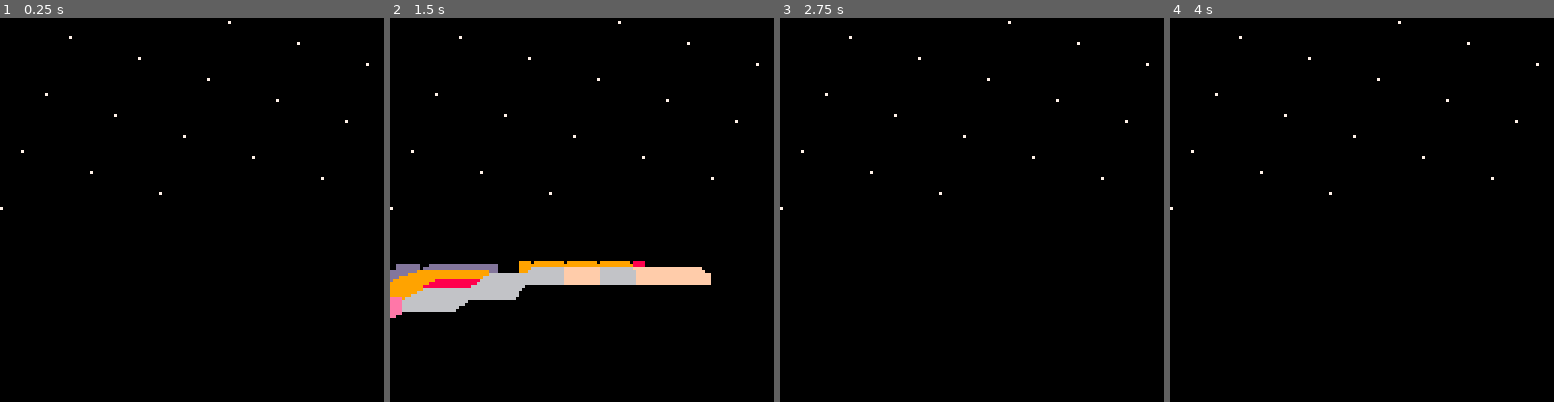
Above: before the commit, frames 1-4 (left to right).
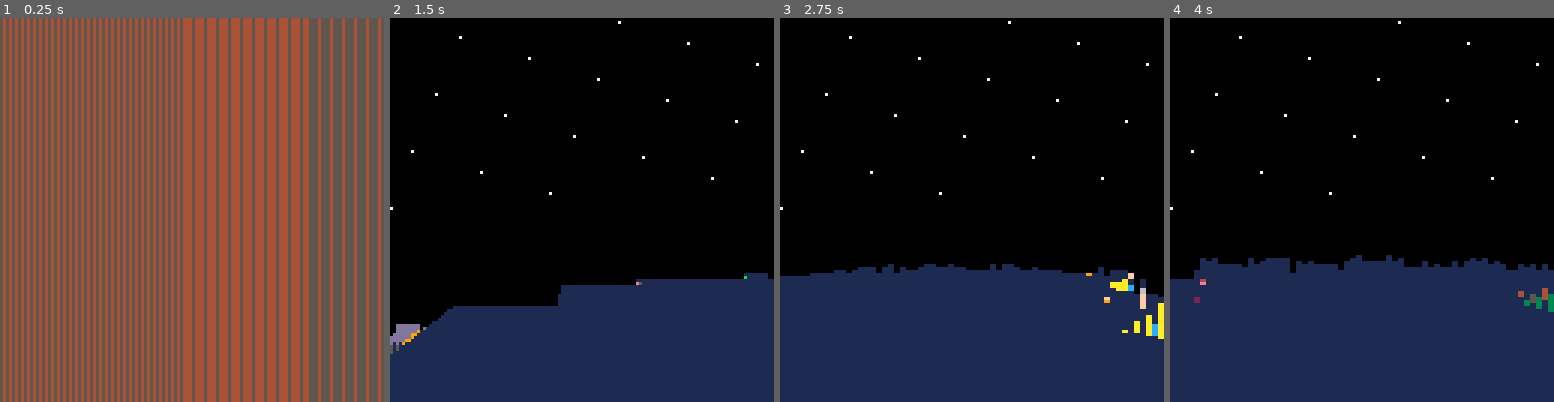
Above: after the commit, the same moments.

Repository: jcwilk/mandel3
Game: PICO-8 cartridge mandel3.p8
The game is run twice, just before and just after one commit, with the same random seed, the same clock (stepped at 60 frames per second) and the same inputs.
Inputs:
- Up to frame 1 (0.25 s): no input
- Up to frame 2 (1.5 s): tap X (X key) at 0.33, 1.07 s; tap O (Z key) at 0.7 s
- Up to frame 3 (2.75 s): hold Right 1.6-2.1 s; tap O (Z key) at 1.7, 2.1, 2.5 s; tap X (X key) at 1.85 s; hold Up 2.15-2.42 s; hold Right from 2.47 s (still down)
- Up to frame 4 (4 s): tap O (Z key) at 2.9, 3.3, 3.7 s; tap X (X key) at 2.97 s; release Right at 3.03 s; hold Left 3.08-3.58 s; hold Down 3.63-3.97 s

The runs differ from the first frame. In frame 1, 100% of the frame differs, in the area x 0-100%, y 0-100%; in frame 2, 34%; in frame 3, 34%; in frame 4, 36%.

Commit message:
Invert the height and restrict additional i/frame

Diff:
--- a/mandel3.p8
+++ b/mandel3.p8
@@ -31,6 +31,8 @@
   player_foot_height = 0
   pixel_columns_i = 1
   grid_size = 1/(2^4)
+
+  max_additional_iterations=10
 
   player = {
     coords=makevec2d(-0.5,0),
@@ -112,7 +114,7 @@
 
   player.coords+= offset*speed
 
-  prog_man.current_max_iterations+=1/8
+  prog_man.current_max_iterations+=1
 
   if btn(4) then
     changed_height=true
@@ -130,12 +132,8 @@
   local currx=round(player.coords.x/grid_size)*grid_size
   local curry=round(player.coords.y/grid_size)*grid_size
   local iterations=mandelbrot(currx,curry,flr(prog_man.current_max_iterations))
-  if iterations == flr(prog_man.current_max_iterations) then
-    --TODO - get rid of this clause when we're rendering the mandelbrot normally
-    player_foot_height+=mid(base_player_height*.1,base_player_height*-.1,-player_foot_height+height_transform(iterations, flr(prog_man.current_max_iterations)))
-  else
-    player_foot_height+=mid(base_player_height*.1,base_player_height*-.1,-player_foot_height+height_transform(iterations, prog_man.current_max_iterations))
-  end
+  player_foot_height+=mid(base_player_height*.1,base_player_height*-.1,-player_foot_height+height_transform(iterations))
+
 
   player_height=base_player_height+player_foot_height
 end
@@ -287,7 +285,7 @@
   current_draw_distance=min(2,draw_distance*base_player_height)
   blocker_ratio=false
   did_draw=false
-  local max_wall_height=height_transform(0, prog_man.current_max_iterations)
+  local max_wall_height=height_transform(prog_man.current_max_iterations)
   local front_distance,temp_max_y
 
   while distance < current_draw_distance do
@@ -295,8 +293,8 @@
 
     iterations = mandelbrot(currx, curry, prog_man.current_max_iterations) --flr(10*(currx+curry))
 
-    if iterations < flr(prog_man.current_max_iterations) then
-      height = height_transform(iterations, prog_man.current_max_iterations)
+    if true then --iterations < flr(prog_man.current_max_iterations) then
+      height = height_transform(iterations)
       relative_height = height - player_height
 
       if relative_height < 0 then
@@ -329,6 +327,20 @@
         end
 
         did_draw=true
+
+        if iterations == flr(prog_man.current_max_iterations) then
+          if relative_height < 0 then
+            front_screen_distance_from_center = relative_height * distance_to_pixel_col / front_distance
+            front_pixels_from_center = 128 * (front_screen_distance_from_center/screen_width)
+            front_screeny = flr(63.5 - front_pixels_from_center)
+            if front_screeny <= max_y then
+              rectfill(screenx, max_y, screenx+draw_width-1, front_screeny, colors[1+(iterations%14)])
+              max_y = front_screeny-1
+            end
+          iterations=0
+          end
+        end
+
         rectfill(screenx, max_y, screenx+draw_width-1, screeny, colors[1+(iterations%14)])
         lowest_y = min(screeny,lowest_y)
         max_y = screeny-1
@@ -365,8 +377,8 @@
   end
 end
 
-function height_transform(iterations, iter_max)
-  return (iter_max-iterations)^0.5/200
+function height_transform(iterations)
+  return (iterations)^0.1 / 4
 end
 
 build_buffer_manager = (function()
@@ -414,6 +426,9 @@
 cached_grid={}
 function mandelbrot(x, y, current_max_iterations)
   y=abs(y)
+  if abs(x) > 2 or abs(y) > 2 then
+    return 0
+  end
   local key=tostr(x,true)..tostr(y,true)
   if not cached_grid[key] then
     cached_grid[key]={
@@ -428,13 +443,13 @@
   --   --return 8
   -- end
 
-  current_max_iterations=flr(current_max_iterations)
-
   local zx=cached_grid[key].x
   local zy=cached_grid[key].y
   local xswap
 
   local i=cached_grid[key].i
+
+  current_max_iterations=min(flr(current_max_iterations),i+max_additional_iterations)
   while i < current_max_iterations and abs(zx) < 2 and abs(zy) < 2 do
     i+= 1
 
Not shown, changed: index.js
